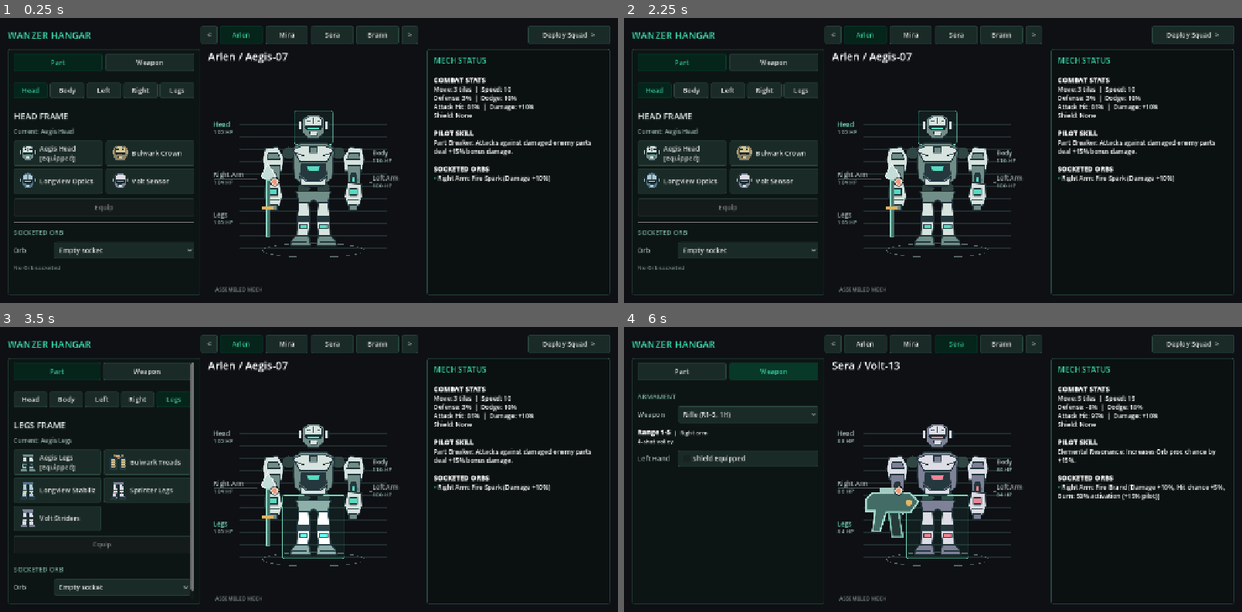
Above: before the commit, frames 1-4 (two rows, left to right).
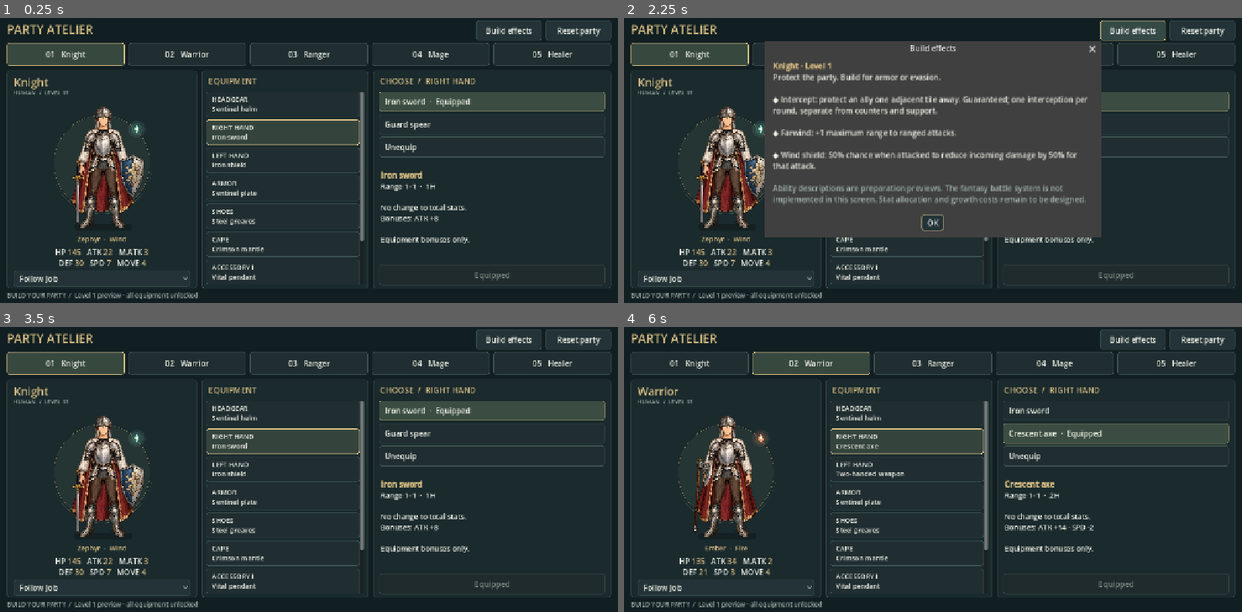
Above: after the commit, the same moments.

Repository: toonnix-github/magic-robot-tactic-war
Game: Godot game, scene res://scenes/fantasy_builder.tscn
Two runs of this game, one before a commit and one after it. Both use one fixed random seed, a clock stepped at 60 frames per second and the inputs below. Before the commit the project starts from res://scenes/preparation_flow.tscn.
Inputs (mouse positions are in pixels of both pictures, inside the frame that each line leads up to):
- Up to frame 1 (0.25 s): no input
- Up to frame 2 (2.25 s): click (834, 35) at 0.5 s, where only the run before the commit has a clickable "<"; click (865, 35) at 1.25 s, where only the run before the commit has a clickable "Arlen"; click (1130, 29) at 2 s, where only the run after the commit has a clickable "Build effects"
- Up to frame 3 (3.5 s): click (309, 532) at 2.75 s, where only the run after the commit has a clickable "OK"
- Up to frame 4 (6 s): click (908, 344) at 3.5 s, where only the run before the commit has a clickable "Mira"; click (691, 364) at 4.25 s, where only the run after the commit has a clickable "01 Knight"; click (957, 344) at 5 s, where only the run before the commit has a clickable "Sera"; click (809, 364) at 5.75 s, where only the run after the commit has a clickable "02 Warrior"

The runs differ from the first frame. In frame 1, 73% of the frame differs, in the area x 1-99%, y 0-99%; in frame 2, 79%; in frame 3, 71%; in frame 4, 77%.

Commit message:
fix: make fantasy builder launch with Godot F5 and Windows launcher (#76)

Diff:
--- a/project.godot
+++ b/project.godot
@@ -1,12 +1,18 @@
 ; Engine configuration file.
-; Phase 2 build-your-mech prototype.
+; It's best edited using the editor UI and not directly,
+; since the parameters that go here are not all obvious.
+;
+; Format:
+;   [section] ; section goes between []
+;   param=value ; assign values to parameters
 
 config_version=5
 
 [application]
 
 config/name="Magic Robot Tactic War"
-run/main_scene="res://scenes/preparation_flow.tscn"
+run/main_scene="res://scenes/fantasy_builder.tscn"
+config/features=PackedStringArray("4.7")
 
 [display]
 
--- a/tests/godot/fantasy_builder_acceptance.gd
+++ b/tests/godot/fantasy_builder_acceptance.gd
@@ -2,6 +2,8 @@
 
 static func check(tree: SceneTree) -> Array[String]:
 	var errors: Array[String] = []
+	if ProjectSettings.get_setting("application/run/main_scene") != "res://scenes/fantasy_builder.tscn":
+		errors.append("F5 must launch the fantasy builder")
 	var script = load("res://src/data/fantasy_build_model.gd")
 	if script == null:
 		errors.append("Fantasy build model must exist")
Not shown, changed: README.md
Not shown, changed: docs/fantasy-building-screen.md
Not shown, changed: launch-fantasy-builder.cmd
Not shown, changed: tests/test_battle_milestone_static.py
Not shown, changed: tests/test_fantasy_builder_static.py
